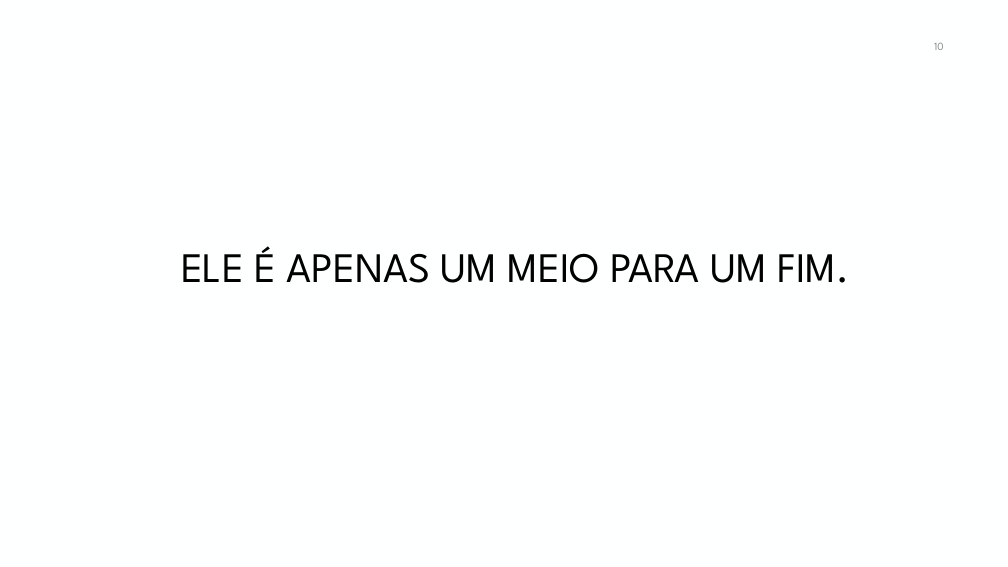
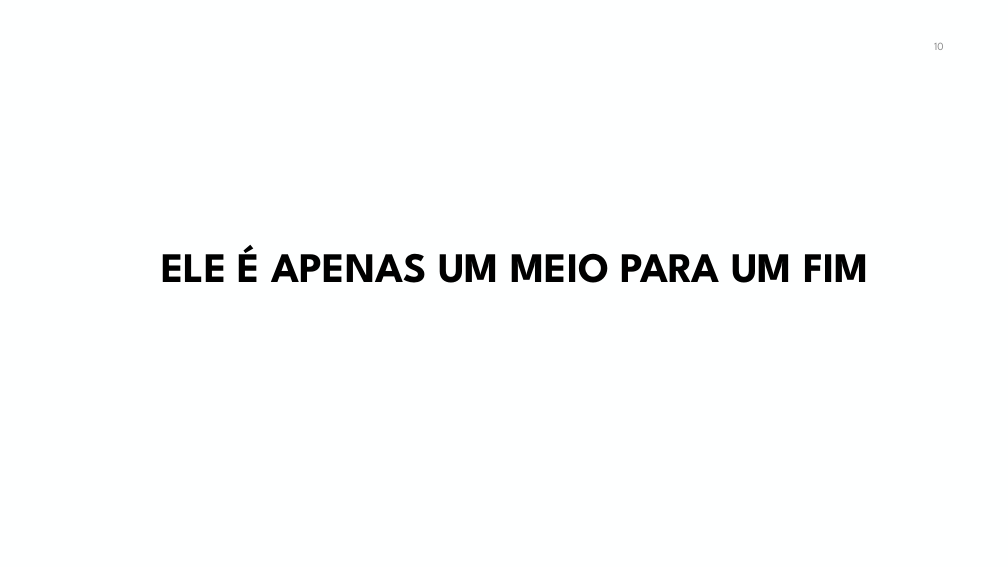
Before and after one commit to manoelcampos/curso-programacao-funcional-java, a slide deck: slide 10 of programacao-funcional-java8.pptx. Drawn at 1008x567 pixels with LibreOffice and Linux fonts; fonts in the diff are those of the drawing; background and template pictures are left out. Boxes give left, top, right and bottom in pixels: in the first picture for what was removed or moved away, otherwise in the second. Text is boxed around its words. In the diff, an @@ line names an element or a change of style, - is before the commit and + after.

```diff
--- a/programacao-funcional-java8.pptx
+++ b/programacao-funcional-java8.pptx
@@ title at (161,245,869,283): text changed; bold on @@
-ELE É APENAS UM MEIO PARA UM FIM.
+ELE É APENAS UM MEIO PARA UM FIM
```
Also in this commit, not shown: 17 other slides changed.
